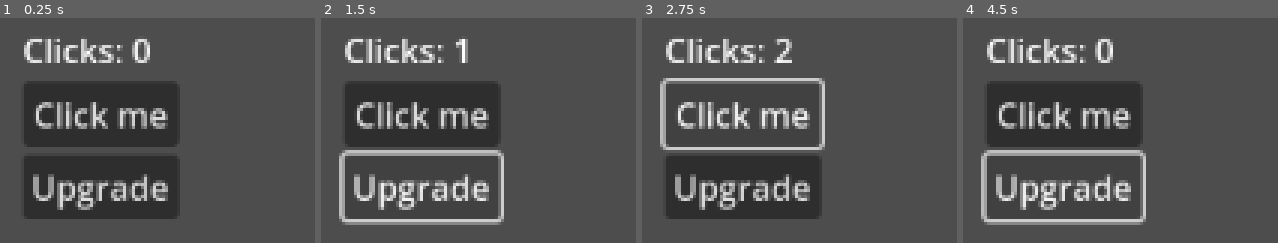
Above: before the commit, frames 1-4 (left to right).
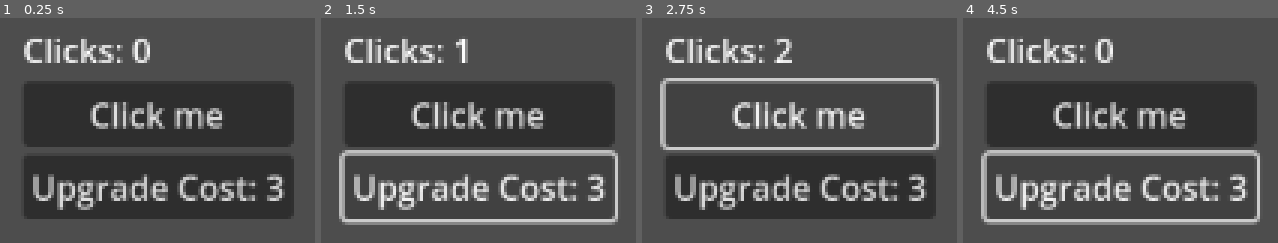
Above: after the commit, the same moments.

Repository: fehudma/godot_projects
Game: Godot game, scene res://Scenes/main.tscn
Two runs of this game, one before a commit and one after it. Both use one fixed random seed, a clock stepped at 60 frames per second and the inputs below.
Inputs:
- Up to frame 1 (0.25 s): no input
- Up to frame 2 (1.5 s): click "Click me" at 0.5 s; click "Upgrade" (after the commit: "Upgrade Cost: 3") at 1.25 s
- Up to frame 3 (2.75 s): click "Click me" at 2 s
- Up to frame 4 (4.5 s): click "Upgrade" (after the commit: "Upgrade Cost: 3") at 2.75 s; click "Click me" at 3.5 s; click "Upgrade" (after the commit: "Upgrade Cost: 3") at 4.25 s

The runs differ from the first frame. In frame 1, 22% of the frame differs, in the area x 11-94%, y 29-90%; in frame 2, 17%; in frame 3, 15%; in frame 4, 17%.

Commit message:
upgrade button show upgrade cost

Diff:
--- a/Scripts/main.gd
+++ b/Scripts/main.gd
@@ -14,7 +14,7 @@
 	click_button.pressed.connect(_on_click_button_pressed)
 	upgrade_button.pressed.connect(_on_upgrade_button_pressed)
 	update_clicks_label()
-
+	update_upgrade_button()
 
 # on-click functionality
 func _on_click_button_pressed() -> void:
@@ -30,6 +30,7 @@
 		clicks -= upgrade_cost
 		clicks_per_click += 1
 		update_clicks_label()
+		update_upgrade_button()
 		upgrade_modifier = clicks_per_click
 		print("Upgrade bought")
 		print("Upgrade modif: ",upgrade_modifier)
@@ -41,3 +42,6 @@
 func update_clicks_label() -> void:
 	print("Clicks: ", clicks)
 	clicks_label.text = "Clicks: " + str(clicks)
+#
+func update_upgrade_button() -> void:
+	upgrade_button.text = "Upgrade Cost: " + str(upgrade_cost)
